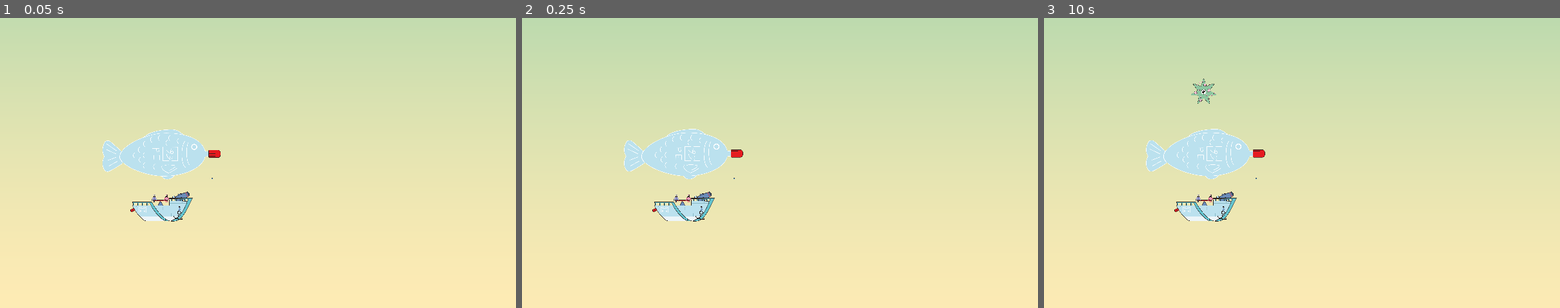
Above: before the commit, frames 1-3 (left to right).
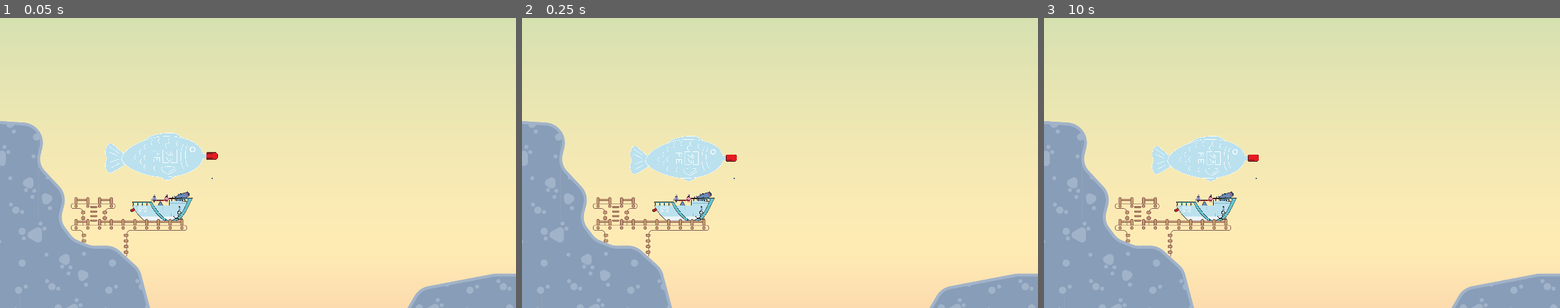
Above: after the commit, the same moments.

Repository: TheJP/GlobalGameJam2025
Game: Godot game, scene res://level/level.tscn
The game is run twice, just before and just after one commit, with the same random seed, the same clock (stepped at 60 frames per second) and the same inputs. The engine's default icon, where the game draws it, is replaced by a stand-in: a white triangle on a blue panel in a dark square. Sound files missing from this copy of the repository are replaced by a short silence.
Inputs:
- Up to frame 1 (0.05 s): no input
- Up to frame 2 (0.25 s): no input
- Up to frame 3 (10 s): tap Enter at 0.5, 2, 3.5 s; tap Space at 1.25, 2.75, 4.25 s

The runs differ from the first frame. In frame 1, 14% of the frame differs, in the area x 0-100%, y 35-100%; in frame 2, 20%; in frame 3, 20%, in the area x 0-100%, y 0-100%.

Commit message:
Constructed somewhat complete tutorial level

Diff:
--- a/boat/boat.gd
+++ b/boat/boat.gd
@@ -89,7 +89,7 @@
 	_update_scale()
 
 var _balloon_scale_tween: Tween
-var _target_height: float = 0
+var _target_height: float
 
 
 func _ready() -> void:
--- a/level/level.tscn
+++ b/level/level.tscn
@@ -1,15 +1,87 @@
-[gd_scene load_steps=4 format=3 uid="uid://bedvjvquj330j"]
+[gd_scene load_steps=10 format=3 uid="uid://bedvjvquj330j"]
 
 [ext_resource type="PackedScene" uid="uid://coo4vnsykx1i1" path="res://boat/boat.tscn" id="1_b3wcc"]
 [ext_resource type="PackedScene" uid="uid://cbpionso82r22" path="res://enemies/dropper/dropper.tscn" id="1_qgiuj"]
+[ext_resource type="Texture2D" uid="uid://bob2o637g4mrs" path="res://level/spawn.png" id="3_nucw2"]
+[ext_resource type="Texture2D" uid="uid://db0aum5u1qlma" path="res://level/checkpoint.png" id="4_3qeun"]
+[ext_resource type="Texture2D" uid="uid://2i6qttbmkkqw" path="res://level/walls.png" id="4_c1riv"]
 [ext_resource type="PackedScene" uid="uid://d2ihot7rs53q7" path="res://background/background.tscn" id="4_disay"]
+[ext_resource type="PackedScene" uid="uid://b2uj36np6a2b2" path="res://enemies/wall/wall.tscn" id="5_mkdy1"]
+[ext_resource type="PackedScene" uid="uid://cinovrrfl57s" path="res://enemies/boss/boss.tscn" id="5_tahg4"]
+[ext_resource type="PackedScene" uid="uid://cymrux1c6gvrv" path="res://enemies/soyfish/soyfish.tscn" id="7_ufvdd"]
 
 [node name="Level2" type="Node2D"]
 
 [node name="Background" parent="." instance=ExtResource("4_disay")]
 
+[node name="Boat" parent="." node_paths=PackedStringArray("level_node") instance=ExtResource("1_b3wcc")]
+position = Vector2(-235, 248)
+level_node = NodePath("..")
+initial_height = -235.0
+
+[node name="Spawn" type="Sprite2D" parent="."]
+position = Vector2(-356, 302)
+texture = ExtResource("3_nucw2")
+
+[node name="Checkpoint" type="Sprite2D" parent="."]
+position = Vector2(1966, -421)
+scale = Vector2(0.7, 0.7)
+texture = ExtResource("4_3qeun")
+
+[node name="Checkpoint2" type="Sprite2D" parent="."]
+position = Vector2(6992, 539)
+scale = Vector2(0.7, 0.7)
+texture = ExtResource("4_3qeun")
+
+[node name="Soyfish" parent="." instance=ExtResource("7_ufvdd")]
+position = Vector2(8261, 1315)
+
+[node name="Soyfish2" parent="." instance=ExtResource("7_ufvdd")]
+position = Vector2(8510, 1066)
+
 [node name="Dropper" parent="." instance=ExtResource("1_qgiuj")]
-position = Vector2(-7, -539)
+position = Vector2(9050, -1063)
 
-[node name="Boat" parent="." node_paths=PackedStringArray("level_node") instance=ExtResource("1_b3wcc")]
-level_node = NodePath("..")
+[node name="Dropper2" parent="." instance=ExtResource("1_qgiuj")]
+position = Vector2(8359, -1063)
+
+[node name="Dropper3" parent="." instance=ExtResource("1_qgiuj")]
+position = Vector2(9858, -1086)
+
+[node name="Boss" parent="." instance=ExtResource("5_tahg4")]
+position = Vector2(11374, 1377)
+
+[node name="Wall" parent="." instance=ExtResource("5_mkdy1")]
+position = Vector2(4404, 1318)
+scale = Vector2(1.2, 1.2)
+
+[node name="Wall4" parent="." instance=ExtResource("5_mkdy1")]
+position = Vector2(5312, 1166)
+rotation = -0.418879
+scale = Vector2(1.2, 1.2)
+
+[node name="Wall5" parent="." instance=ExtResource("5_mkdy1")]
+position = Vector2(5532, 1088)
+rotation = -0.418879
+scale = Vector2(1.2, 1.2)
+
+[node name="Wall6" parent="." instance=ExtResource("5_mkdy1")]
+position = Vector2(5725, 1006)
+rotation = -0.418879
+scale = Vector2(1.2, 1.2)
+
+[node name="Terrain" type="StaticBody2D" parent="."]
+collision_layer = 32
+collision_mask = 4
+
+[node name="Walls" type="Sprite2D" parent="Terrain"]
+position = Vector2(4816, 485)
+texture = ExtResource("4_c1riv")
+
+[node name="CollisionPolygon2D" type="CollisionPolygon2D" parent="Terrain"]
+build_mode = 1
+polygon = PackedVector2Array(708, 538, 1339, 457, 1539, 281, 1578, -143, 1868, -219, 2047, -225, 2247, -36, 2326, 135, 2530, 267, 2701, 548, 2769, 996, 3125, 1370, 3989, 1595, 5300, 1638, 5324, 1530, 6984, 732, 7367, 889, 7964, 1518, 11113, 1607, 11120, 2149, -1467, 2155, -1459, -101, -691, -78, -685, 83, -613, 161, -598, 327, -388, 392, -308, 467, -293, 600, -5, 746, 614, 717, 614, 717, 614, 717, 614, 717)
+
+[node name="CollisionPolygon2D2" type="CollisionPolygon2D" parent="Terrain"]
+build_mode = 1
+polygon = PackedVector2Array(3263, -1174, 3470, -676, 3447, -354, 3747, 565, 3996, 964, 4762, 1023, 5899, 619, 6352, -230, 6363, -809, 6558, -1166)
--- a/project.godot
+++ b/project.godot
@@ -340,6 +340,7 @@
 2d_physics/layer_3="ship"
 2d_physics/layer_4="enemies"
 2d_physics/layer_5="player_bullets"
+2d_physics/layer_6="terrain"
 
 [rendering]
 
Binary file added: level/checkpoint.png
Not shown, added: level/checkpoint.png.import
Binary file added: level/spawn.png
Not shown, added: level/spawn.png.import
Binary file added: level/walls.png
Not shown, added: level/walls.png.import
